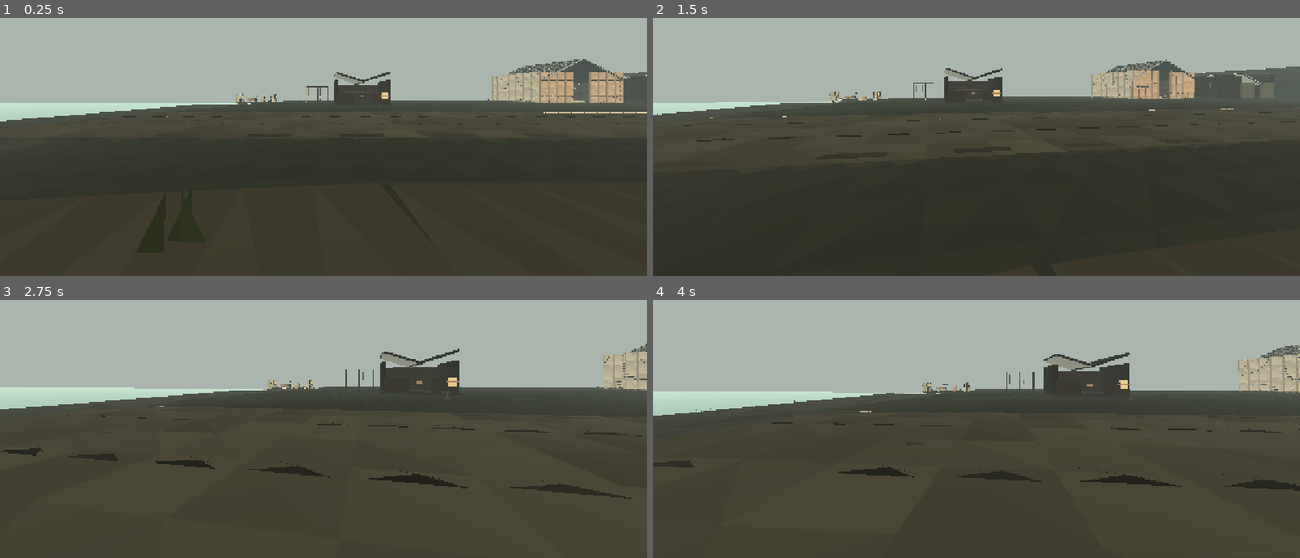
Above: before the commit, frames 1-4 (two rows, left to right).
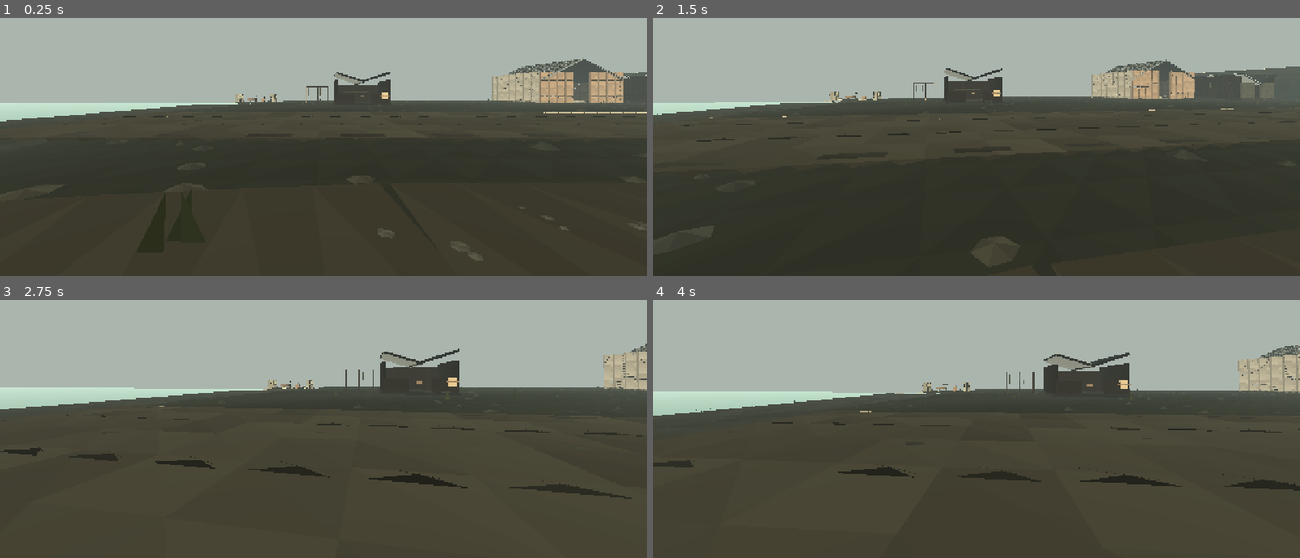
Above: after the commit, the same moments.

Repository: squwillsmith-ship-it/Hollowmere-0.2
Game: Godot game, scene res://scenes/brinewick_blockout.tscn
Same seed, same stepped clock (60 frames per second), same inputs: the game is played once before the commit and once after it. This scene is started directly instead of the project's main scene.
Inputs (mouse positions are in pixels of both pictures, inside the frame that each line leads up to):
- Up to frame 1 (0.25 s): no input
- Up to frame 2 (1.5 s): tap Enter at 0.5 s; move the mouse to (970, 100) at 0.52 s; hold E (hm_find_tool) 0.53-1.28 s; hold W (hm_forward) from 0.53 s (still down); click (970, 100) at 0.67 s; tap Space (hm_jump) at 0.77 s; move the mouse to (1021, 97) at 1.27 s; tap F (hm_inspect) at 1.35 s
- Up to frame 3 (2.75 s): keep holding W (hm_forward); tap Space (hm_jump) at 1.52 s; move the mouse to (271, 372) at 2.02 s; hold C (hm_lift_place) from 2.03 s (still down)
- Up to frame 4 (4 s): move the mouse to (982, 374) at 2.77 s; release W (hm_forward) at 2.78 s; release C (hm_lift_place) at 2.78 s; hold A (hm_left) 2.78-3.53 s; tap H (hm_process) at 2.85 s; click (982, 374) at 2.92 s; tap Space (hm_jump) at 3.02, 3.77 s; move the mouse to (950, 369) at 3.52 s; hold W (hm_forward) from 3.53 s (still down); hold N (hm_register) from 3.53 s (still down)

The runs differ from the first frame. In frame 1, 0.2% of the frame differs, in the area x 6-100%, y 32-95%; in frame 2, 0.2%, in the area x 49-57%, y 84-97%; in frame 3, less than 0.1%; in frame 4, less than 0.1%.

Commit message:
art G1: integrate grounded rocky edges into actual playable Brinewick

Diff:
--- a/game/scripts/world/hm_brinewick_blockout.gd
+++ b/game/scripts/world/hm_brinewick_blockout.gd
@@ -189,6 +189,10 @@
 	harbour_dressing.name = "PhaseCHarbourHistory"
 	add_child(harbour_dressing)
 	harbour_dressing.build(site_nodes)
+	var hero_coast_dressing := HMHarbourHeroDressing.new()
+	hero_coast_dressing.name = "BatchedGroundedHarbourBenchmarkDetail"
+	add_child(hero_coast_dressing)
+	hero_coast_dressing.build()
 	# The ordinary building and yard systems remain the only salvage catalogue.
 	# Protected Phase E locations share the same physical Brinewick stage.
 	underground_sites = HMUndergroundSites.new()
